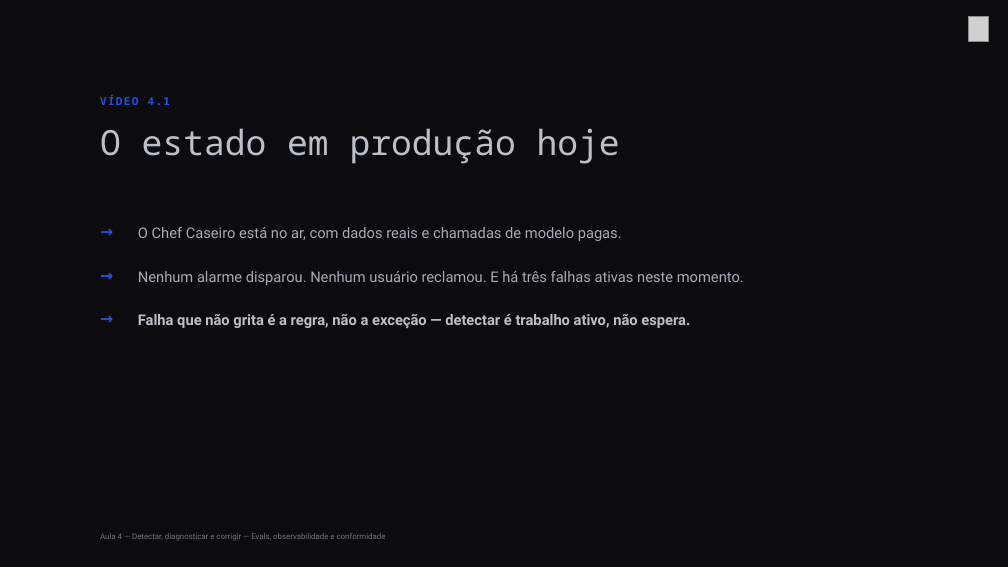
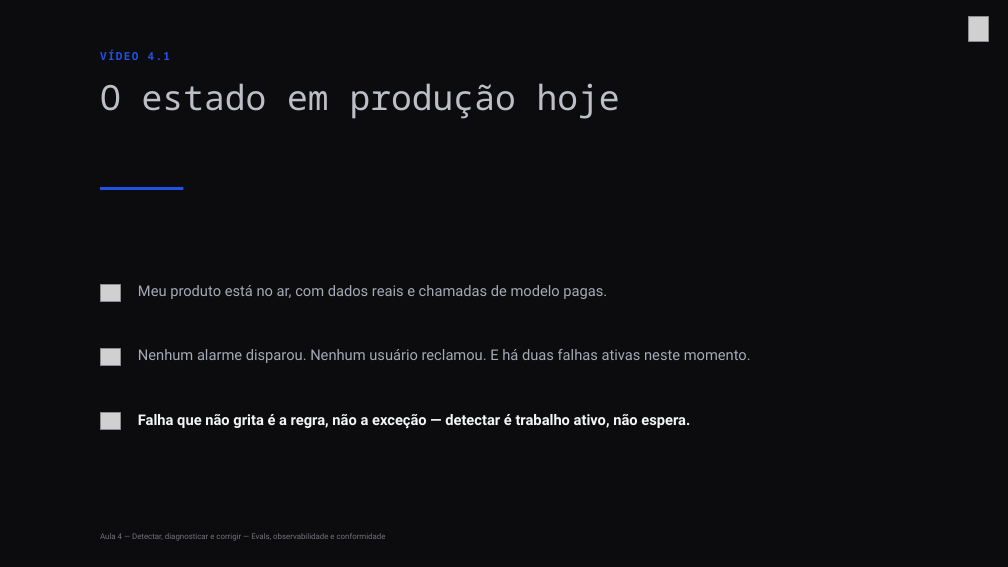
Before and after one commit to Djegao/alura-produto-ficticio, a slide deck: slide 3 of slides/aula4-alura.pptx. Drawn at 1008x567 pixels with LibreOffice and Linux fonts; fonts in the diff are those of the drawing; grey boxes stand for pictures; background and template pictures are left out. Boxes give left, top, right and bottom in pixels: in the first picture for what was removed or moved away, otherwise in the second. Text is boxed around its words. In the diff, an @@ line names an element or a change of style, - is before the commit and + after.

```diff
--- a/slides/aula4-alura.pptx
+++ b/slides/aula4-alura.pptx
@@ text "VÍDEO 4.1" moved from (x1=100, y1=95, x2=170, y2=105) to (x1=100, y1=49, x2=170, y2=60) @@
@@ text "O estado em produção hoje" moved from (x1=100, y1=128, x2=620, y2=164) to (x1=100, y1=83, x2=620, y2=119) @@
@@ rectangle added at (x1=100, y1=187, x2=183, y2=190), fill #1F53E5 @@
@@ text removed at (x1=100, y1=222, x2=132, y2=245) @@
-→
@@ text removed at (x1=100, y1=265, x2=132, y2=288) @@
-→
@@ picture added at (x1=100, y1=284, x2=120, y2=301) @@
@@ text at (x1=138, y1=285, x2=607, y2=299): text changed @@
-O Chef Caseiro está no ar, com dados reais e chamadas de modelo pagas.
+Meu produto está no ar, com dados reais e chamadas de modelo pagas.
@@ text removed at (x1=100, y1=309, x2=132, y2=331) @@
-→
@@ picture added at (x1=100, y1=348, x2=120, y2=365) @@
@@ text at (x1=138, y1=349, x2=751, y2=363): text changed @@
-Nenhum alarme disparou. Nenhum usuário reclamou. E há três falhas ativas neste momento.
+Nenhum alarme disparou. Nenhum usuário reclamou. E há duas falhas ativas neste momento.
@@ picture added at (x1=100, y1=412, x2=120, y2=429) @@
@@ text "Falha que não grita é ..." moved from (x1=138, y1=314, x2=690, y2=329) to (x1=138, y1=414, x2=690, y2=429) @@
@@ text "Falha que não grita é ..." at (x1=138, y1=414, x2=690, y2=429): text colour #BDBFC7 to #F4F5F6 @@
```
Also in this commit, not shown: 11 other slides changed, 2 slides added, 2 other files.
